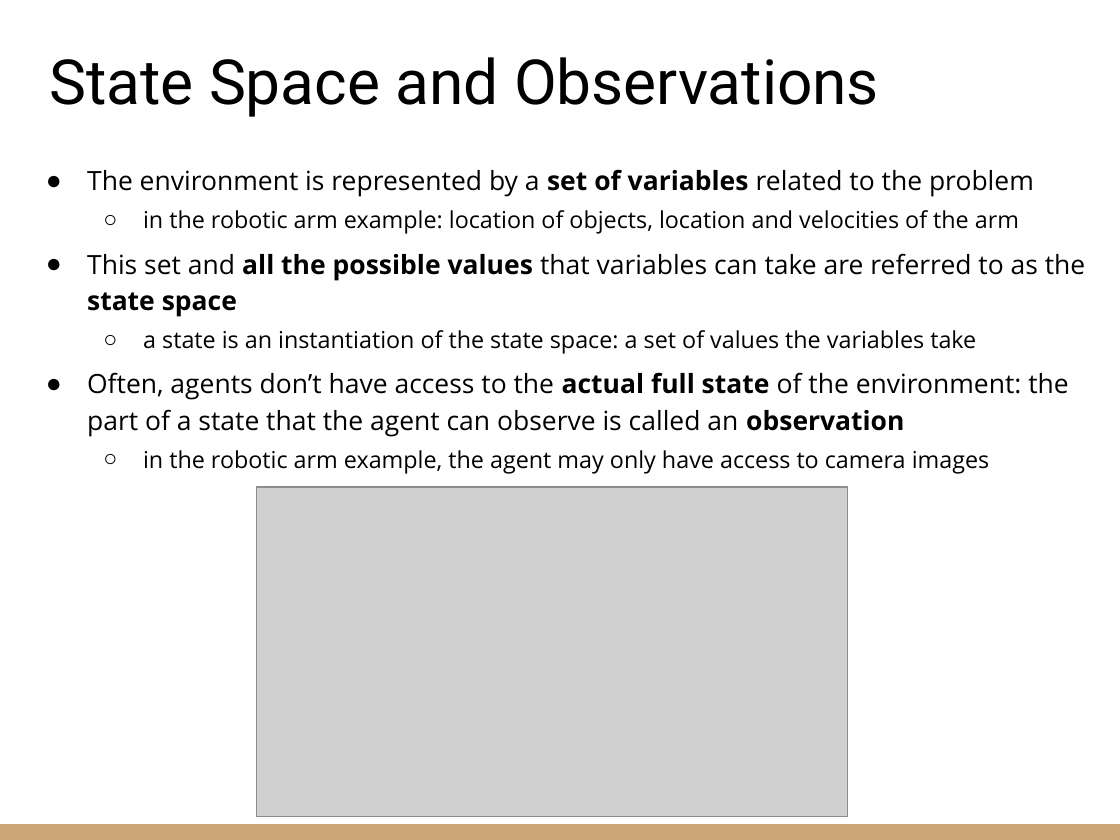
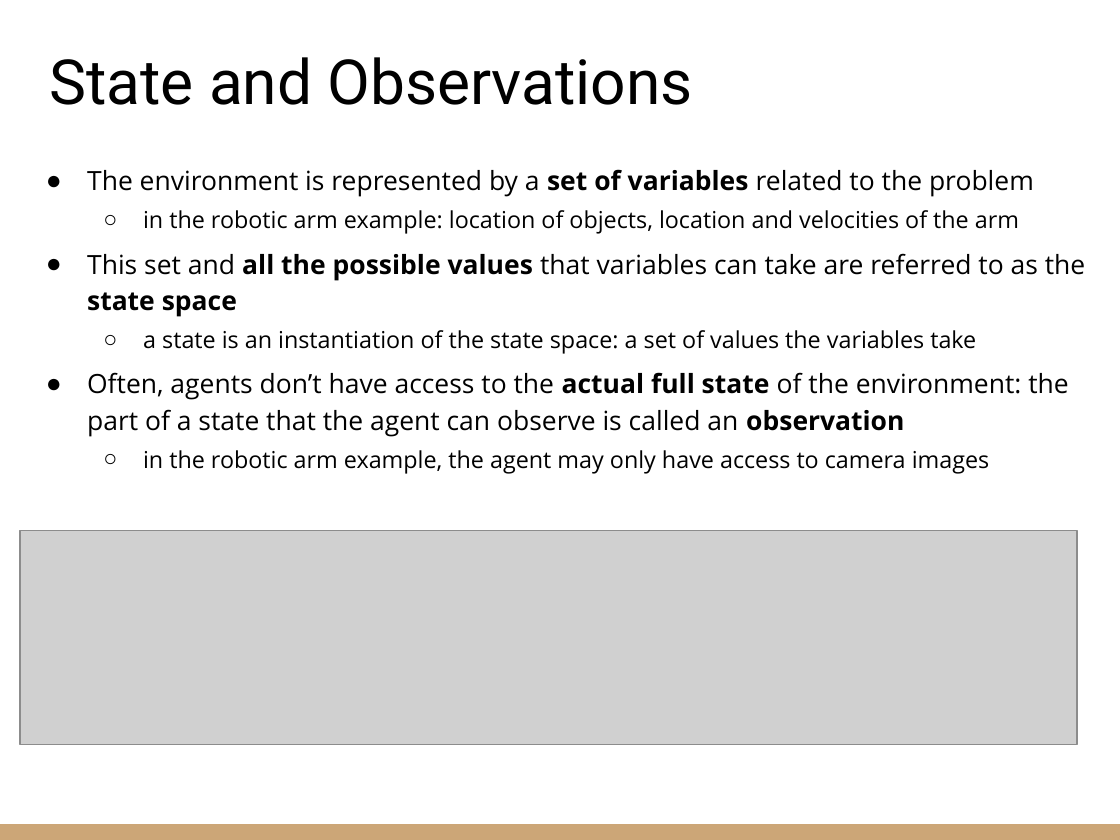
Before and after one commit to riccardoberta/reinforcement-learning, a slide deck: slide 6 of 02 - The RL Problem/slides.pptx (slide 5 before the commit). Drawn at 1120x840 pixels with LibreOffice and Linux fonts; fonts in the diff are those of the drawing; grey boxes stand for pictures. Boxes give left, top, right and bottom in pixels: in the first picture for what was removed or moved away, otherwise in the second. Text is boxed around its words. In the diff, an @@ line names an element or a change of style, - is before the commit and + after.

```diff
--- a/02 - The RL Problem/slides.pptx
+++ b/02 - The RL Problem/slides.pptx
@@ title at [49, 57, 693, 105]: text changed @@
-State Space and Observations
+State and Observations
@@ picture removed at [256, 487, 848, 816] @@
@@ picture added at [20, 531, 1077, 745] @@
```
Also in this commit, not shown: 11 other slides changed, 10 slides added, 7 slides removed, 1 other file.
